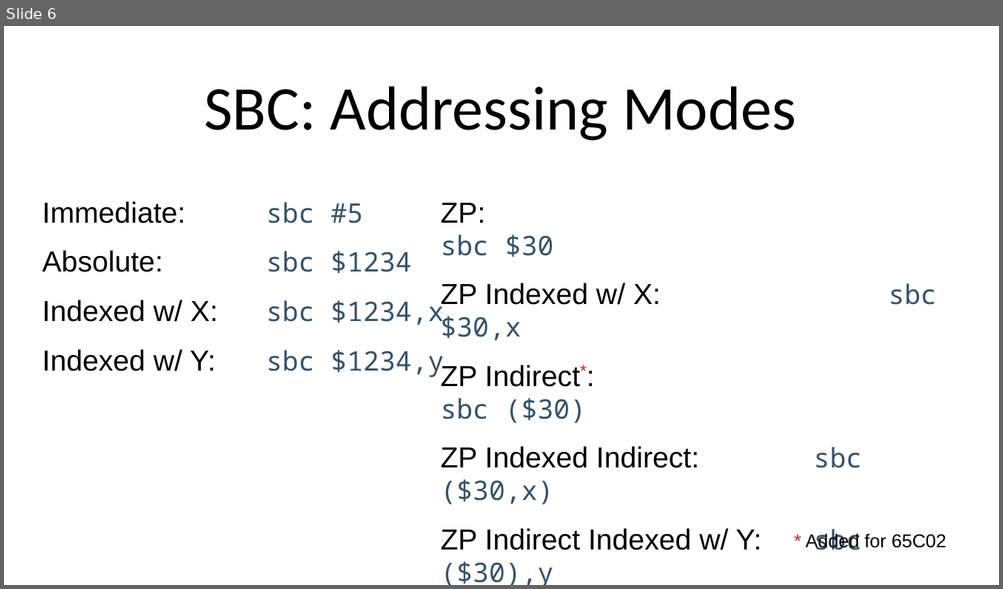
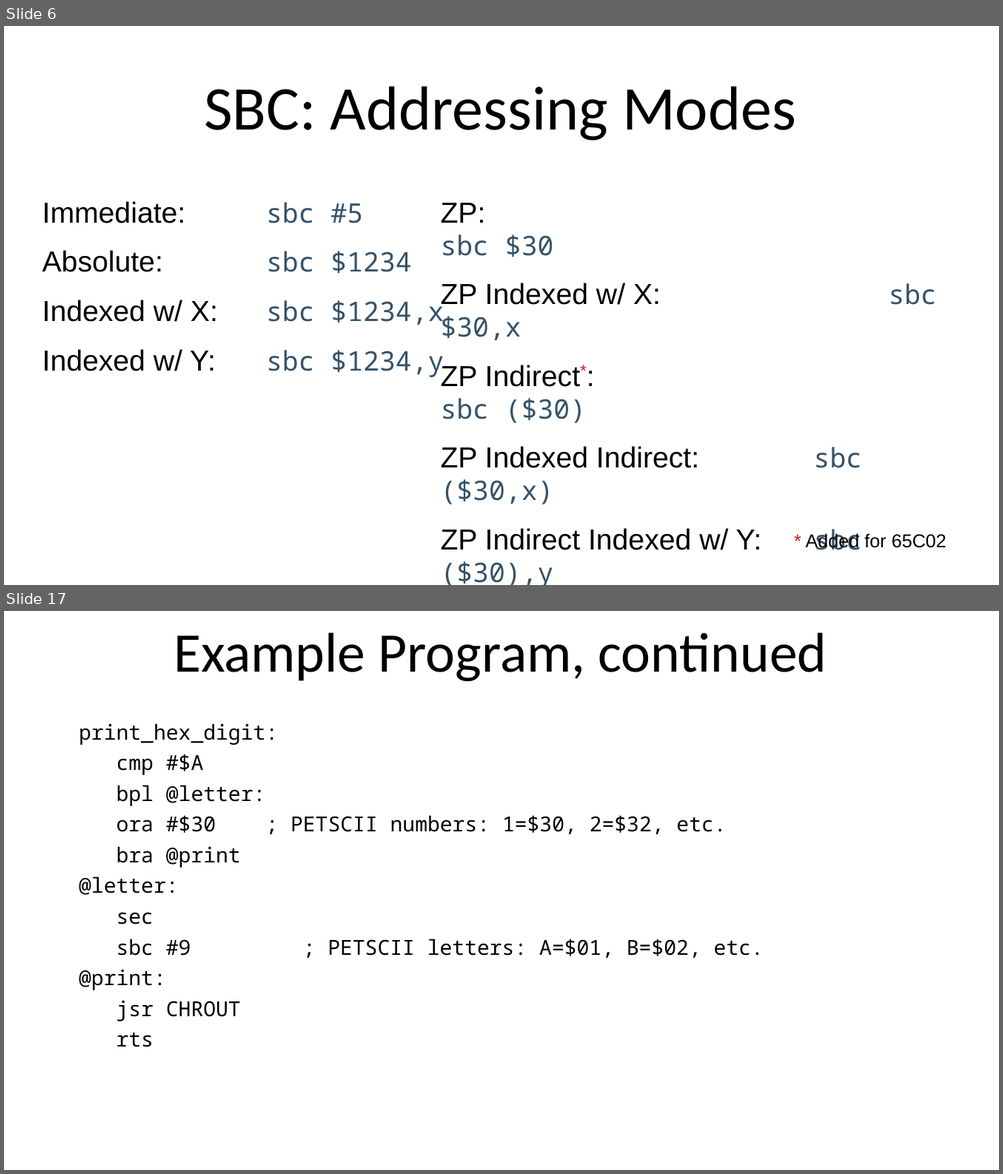
Before and after one commit to SlithyMatt/x16-assembly-tutorial, a slide deck: Lesson4/Lesson4.odp. Shown one above the other, each under a label of ours: slide 6 before the commit, slides 6 and 17 after it; the slides between them are not shown. The pictures are 1003x589 and 1003x1174 pixels, drawn with LibreOffice and Linux fonts; fonts in the diff are those of the drawing. Boxes give left, top, right and bottom in pixels: in the first picture for what was removed or moved away, otherwise in the second. Text is boxed around its words. In the diff, an @@ line names an element or a change of style, - is before the commit and + after.

```diff
--- a/Lesson4/Lesson4.odp
+++ b/Lesson4/Lesson4.odp
@@ slide 17 added at (x1=4, y1=611, x2=999, y2=1170), background #FFFFFF @@
@@ title added at (x1=173, y1=632, x2=827, y2=681), 54 pt, text #000000 @@
+Example Program, continued
@@ text added at (x1=79, y1=723, x2=763, y2=1048), 20 pt, text #000000 @@
+print_hex_digit:
+cmp #$A
+bpl @letter:
+ora #$30 ; PETSCII numbers: 1=$30, 2=$32, etc.
+bra @print
+@letter:
+sec
+sbc #9 ; PETSCII letters: A=$01, B=$02, etc.
+@print:
+jsr CHROUT
+rts
```
Also in this commit, not shown: 1 slide changed, 9 other slides added, 9 slides removed.
